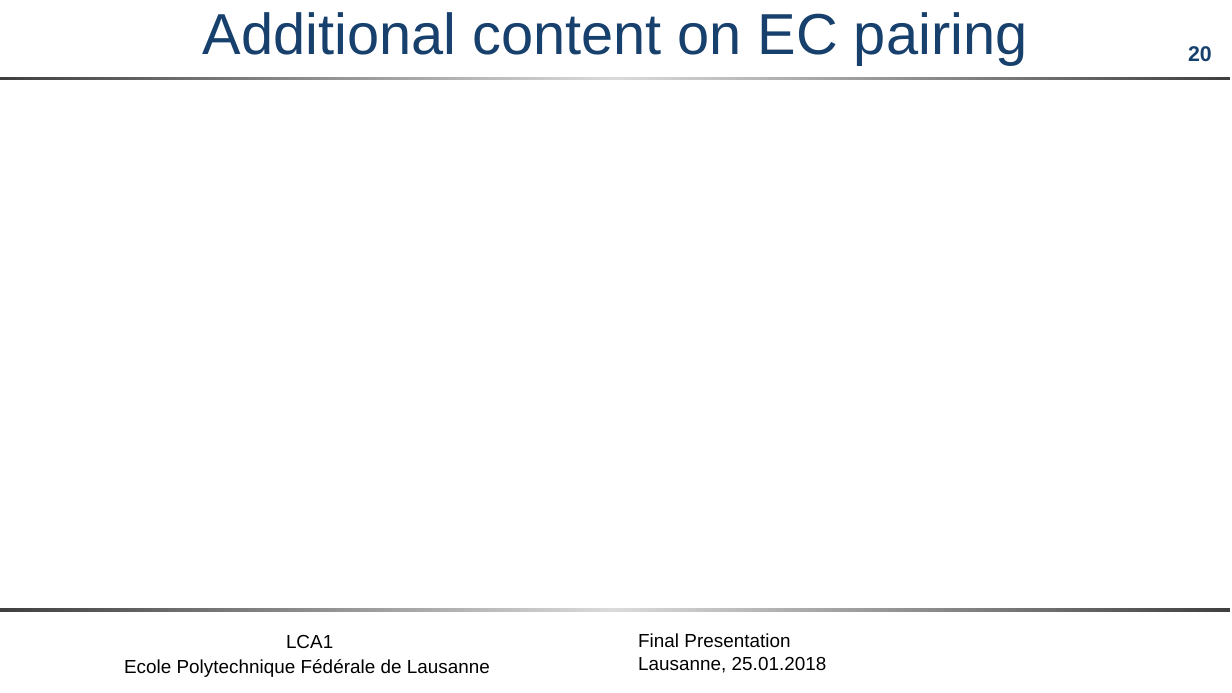
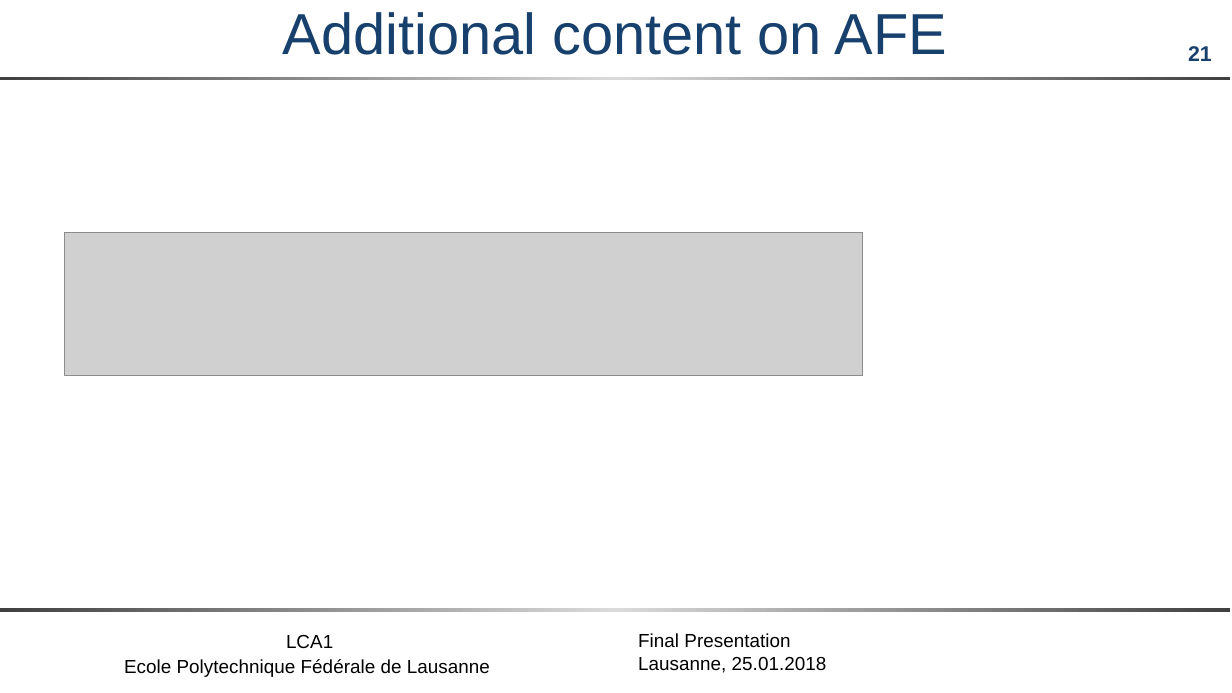
Before and after one commit to maxpr/MasterProjectDocuments, a slide deck: slide 21 of doc/FinalPresentation.pptx (slide 20 before the commit). Drawn at 1232x693 pixels with LibreOffice and Linux fonts; fonts in the diff are those of the drawing; grey boxes stand for pictures; background and template pictures are left out. Boxes give left, top, right and bottom in pixels: in the first picture for what was removed or moved away, otherwise in the second. Text is boxed around its words. In the diff, an @@ line names an element or a change of style, - is before the commit and + after.

```diff
--- a/doc/FinalPresentation.pptx
+++ b/doc/FinalPresentation.pptx
@@ title at box(283, 12, 947, 55): text changed @@
-Additional content on EC pairing
+Additional content on AFE
@@ page number at box(1188, 46, 1212, 61): text changed @@
-20
+21
@@ picture added at box(65, 232, 863, 375) @@
```
Also in this commit, not shown: 13 other slides changed, 4 slides added, 3 slides removed, 10 other files.
